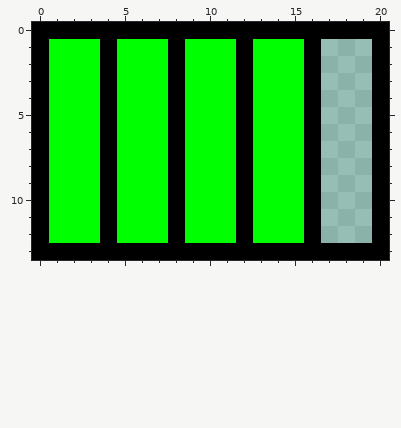
A pixel-art sprite gets an edit: trunk/resources/icons/PauseQuafe/skill_level_4.png. Above, as it was before the edit.
The file is 21x14 pixels. Colours within 5 levels of each other are drawn and written as one.
And afterwards:
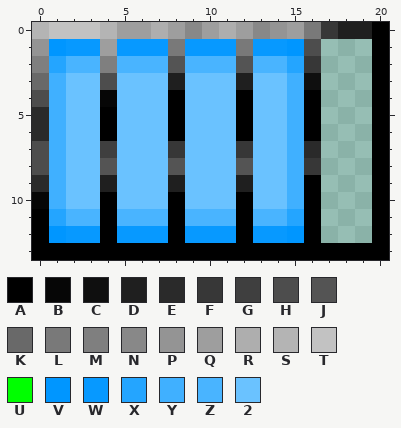
Palette (. is transparent): A #000000  B #060606  C #0f0f0f  D #1f1f1f  E #2a2a2a  F #373737  G #3f3f3f  H #4d4d4d  J #545454  K #696969  L #797979  M #7f7f7f  N #888888  P #949494  Q #9e9e9e  R #aeaeae  S #b4b4b4  T #c2c2c2  U #00ff00  V #0096ff  W #0799ff  X #24a5ff  Y #40b0ff  Z #49b4ff  2 #6ac2ff
What changed:
Changed rows in their new state; - is an unchanged pixel.
first column x 0:
 0 STTTSQQRQNQRQNPQLFDD
 1 PVWWQWWWLWWWLWWVH---
 2 MXZZMZZZJZZZJZZXF---
 3 KY22H222D222D22YC---
 4 HY22B222-222-22Y----
 5 EY22-222-222-22Y----
 6 EY22-222-222-22Y----
 7 HY22G222F222F22YE---
 8 HY22J222J222J22YF---
 9 EY22D222D222D22Y----
10 BY22-222-222-22Y----
11 -XZZ-ZZZ-ZZZ-ZZX----
12 -VWW-WWW-WWW-WWV----
Changed places in both pictures, as pixel boxes (x1, y1, x2, y2):
changed: (32, 22, 372, 243)
